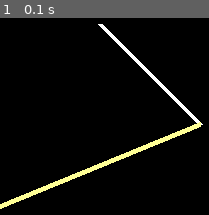
Above: before the commit, frame 1.
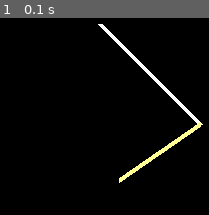
Above: after the commit, the same moment.

Repository: 0xAnujjj/computer-graphics-lab
Game: pygame game, started from 2d transformation/rotation.py
Same seed, same stepped clock (60 frames per second), same inputs: the game is played once before the commit and once after it.
Inputs:
- Up to frame 1 (0.1 s): no input

The runs differ from the first frame. In frame 1, 3.2% of the frame differs, in the area x 0-96%, y 52-97%.

Commit message:
Add debug prints and tweak 2D transforms
Added simple debugging printouts and adjust transform parameters across 2D.

Diff:
--- a/2d transformation/rotation.py
+++ b/2d transformation/rotation.py
@@ -15,7 +15,7 @@
     y22 = x2* math.sin(angle_rad) + y2* math.cos(angle_rad)
 
     pygame.draw.line(screen, (255,255,150),(x2,y2),(x22,y22), width = 5)
-
+    print(x22, y22)
 
 def main():
     while True:
@@ -24,7 +24,7 @@
                 pygame.quit()
                 sys.exit()
             screen.fill((0,0,0))
-        rotation(100,100,200,200, 45) #scaling with a bend
+        rotation(100,100,200,200, 20) #scaling with a bend
         pygame.display.flip()
 
 if __name__ == "__main__":
--- a/2d transformation/scaling.py
+++ b/2d transformation/scaling.py
@@ -11,7 +11,7 @@
     y22 =y2*sy
 
     pygame.draw.line(screen, (255,255,150),(x2,y2),(x22,y22), width = 5)
-
+    print(x2,y2,x22,y22)
 
 def main():
     while True:
--- a/2d transformation/translation.py
+++ b/2d transformation/translation.py
@@ -1,7 +1,7 @@
 import pygame
 import sys
 pygame.init()
-screen =pygame.display.set_mode((800,600))
+screen =pygame.display.set_mode((800,800))
 def translation(x1, y1, x2, y2, tx, ty):
 
     pygame.draw.line(screen,(255,255,255),(x1,y1),(x2,y2),width = 5)
@@ -10,7 +10,7 @@
     y1 += ty
     x2 += tx
     y2 += ty
-
+    print(x1,x2,y1,y2)
     pygame.draw.line(screen, (255,255,0),(x1,y1),(x2,y2), width = 5)
 
 
@@ -21,7 +21,7 @@
                 pygame.quit()
                 sys.exit()
             screen.fill((0,0,0))
-        translation(200,200,400,400, 190, 190)
+        translation(200,200,400,400, 200, 200)
         pygame.display.flip()
 
 if __name__ == "__main__":
